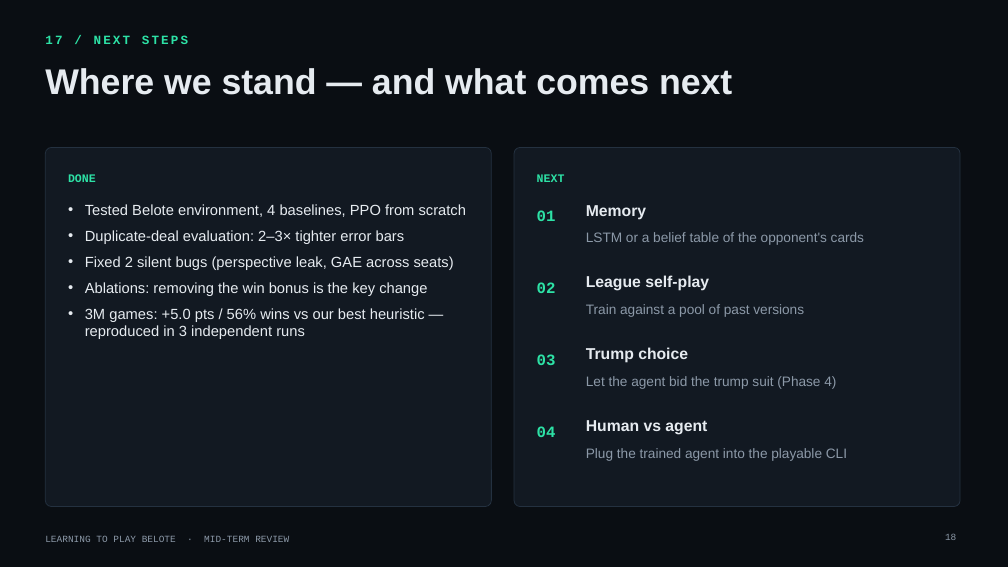
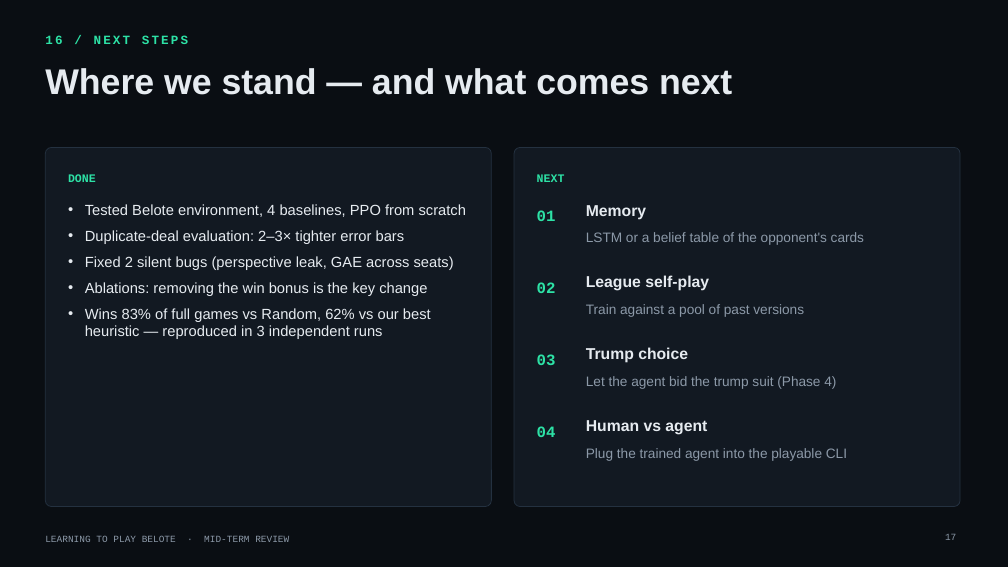
Before and after one commit to yoniBenabou/TwoPlayersBelote, a slide deck: slide 17 of presentation/belote_midterm_v3.pptx (slide 18 before the commit). Drawn at 1008x567 pixels with LibreOffice and Linux fonts; fonts in the diff are those of the drawing; background and template pictures are left out. Boxes give left, top, right and bottom in pixels: in the first picture for what was removed or moved away, otherwise in the second. Text is boxed around its words. In the diff, an @@ line names an element or a change of style, - is before the commit and + after.

```diff
--- a/presentation/belote_midterm_v3.pptx
+++ b/presentation/belote_midterm_v3.pptx
@@ text at [45, 35, 188, 44]: text changed @@
-17 / NEXT STEPS
+16 / NEXT STEPS
@@ text at [85, 308, 431, 339]: text changed @@
-• 3M games: +5.0 pts / 56% wins vs our best heuristic — reproduced in 3 independent runs
+• Wins 83% of full games vs Random, 62% vs our best heuristic — reproduced in 3 independent runs
@@ page number at [945, 534, 956, 540]: text changed @@
-18
+17
```
Also in this commit, not shown: 6 other slides changed, 1 slide added, 2 slides removed, 1 other file.
